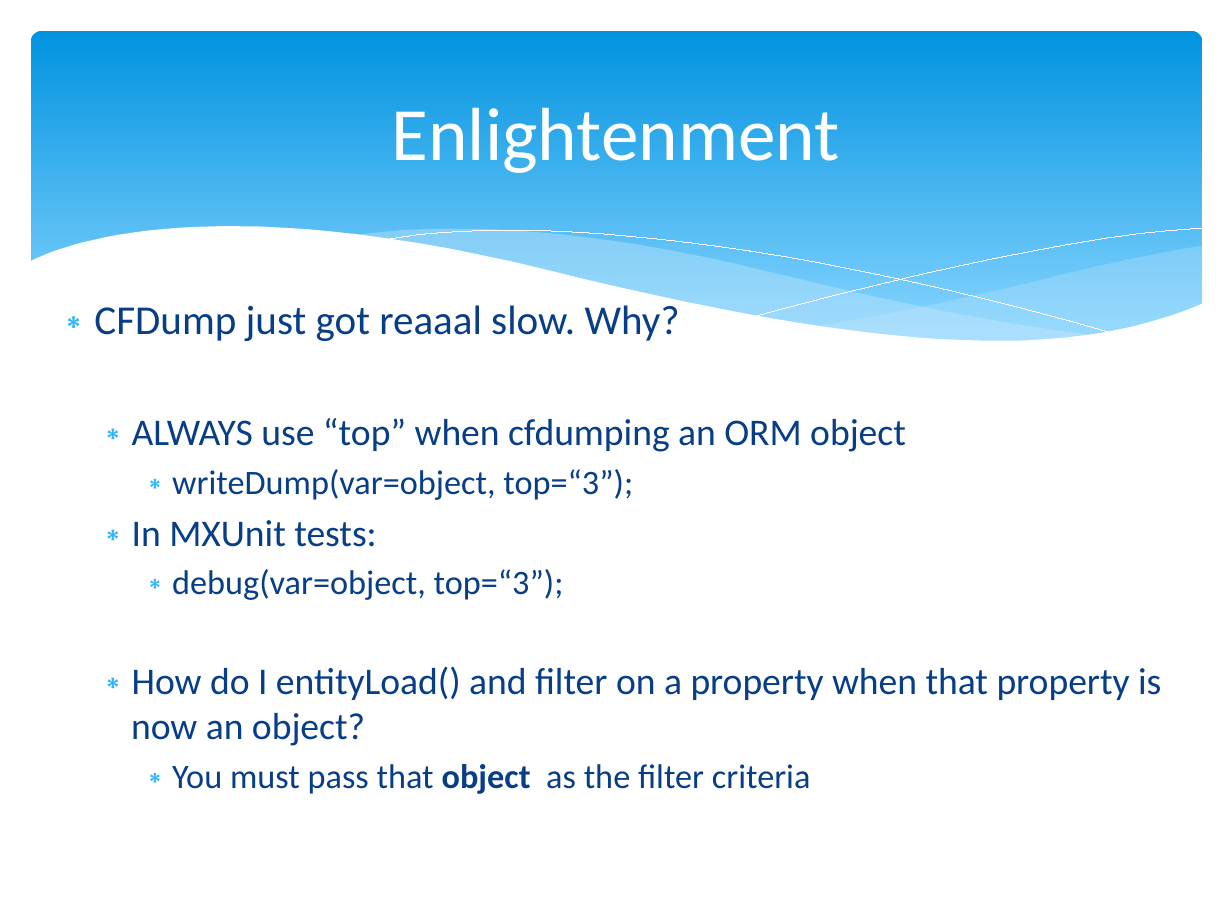
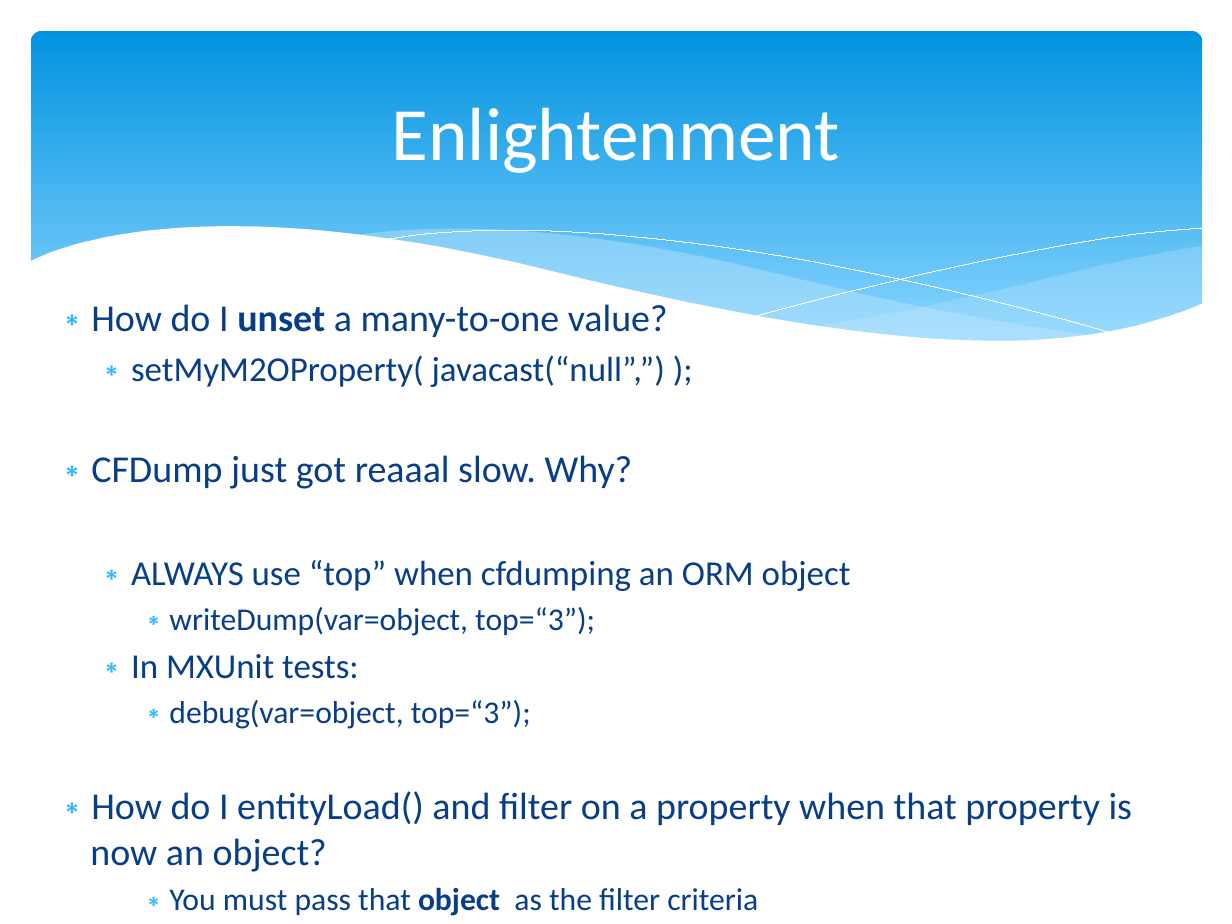
Before and after one commit to marcesher/mxunit-cfmeetups, a slide deck: slide 31 of CFObjective_ORMZen/preso/orm_zen.ppt.pptx. Drawn at 1232x924 pixels with LibreOffice and Linux fonts; fonts in the diff are those of the drawing. Boxes give left, top, right and bottom in pixels: in the first picture for what was removed or moved away, otherwise in the second. Text is boxed around its words. In the diff, an @@ line names an element or a change of style, - is before the commit and + after.

```diff
--- a/CFObjective_ORMZen/preso/orm_zen.ppt.pptx
+++ b/CFObjective_ORMZen/preso/orm_zen.ppt.pptx
@@ text at (91, 304, 668, 387): paragraphs added @@
+∗ How do I unset a many-to-one value?
+  ∗ setMyM2OProperty( javacast(“null”,”) );
@@ text at (90, 455, 1133, 916): size 24 to 22.2 pt in "CFDump just got reaaal slow. Why?"; size 22 to 20.4 pt in "ALWAYS use “top” when cfdumping an ORM ...", "In MXUnit tests:"; size 20 to 18.5 pt in "writeDump(var=object, top=“3”);", "debug(var=object, top=“3”);", "You must pass that object as the ..."; size 22 to 22.2 pt in "How do I entityLoad() and filter on ..."; list level 2 to 1 in "How do I entityLoad() and ..." @@
```
Also in this commit, not shown: 9 other slides changed, 8 slides added, 1 slide removed, 1 other file.
